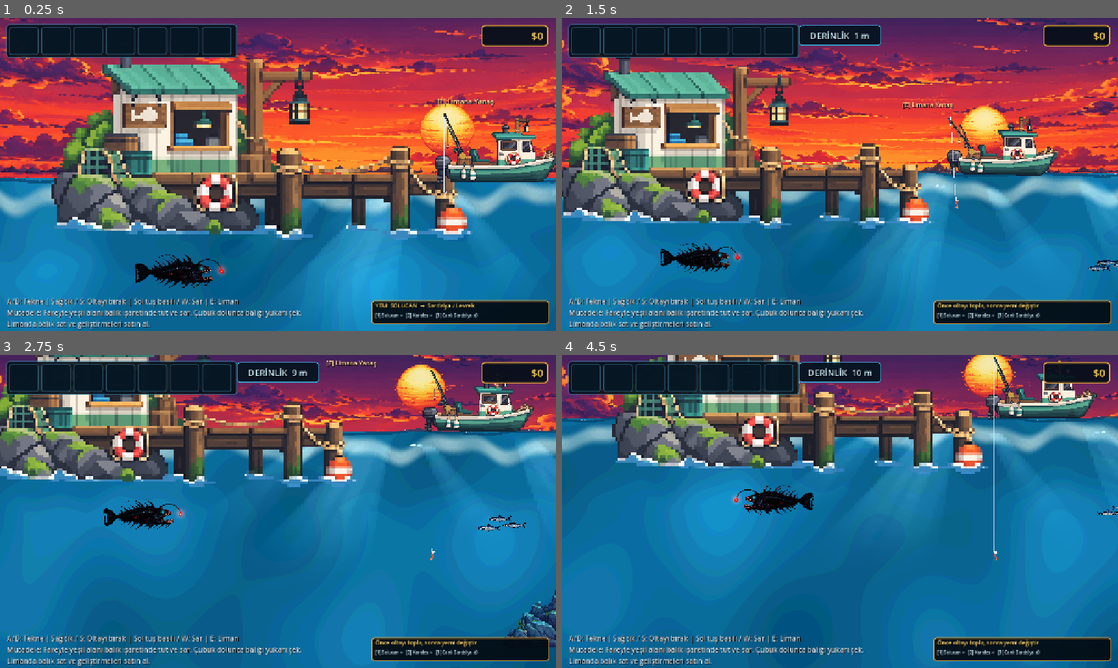
Above: before the commit, frames 1-4 (two rows, left to right).
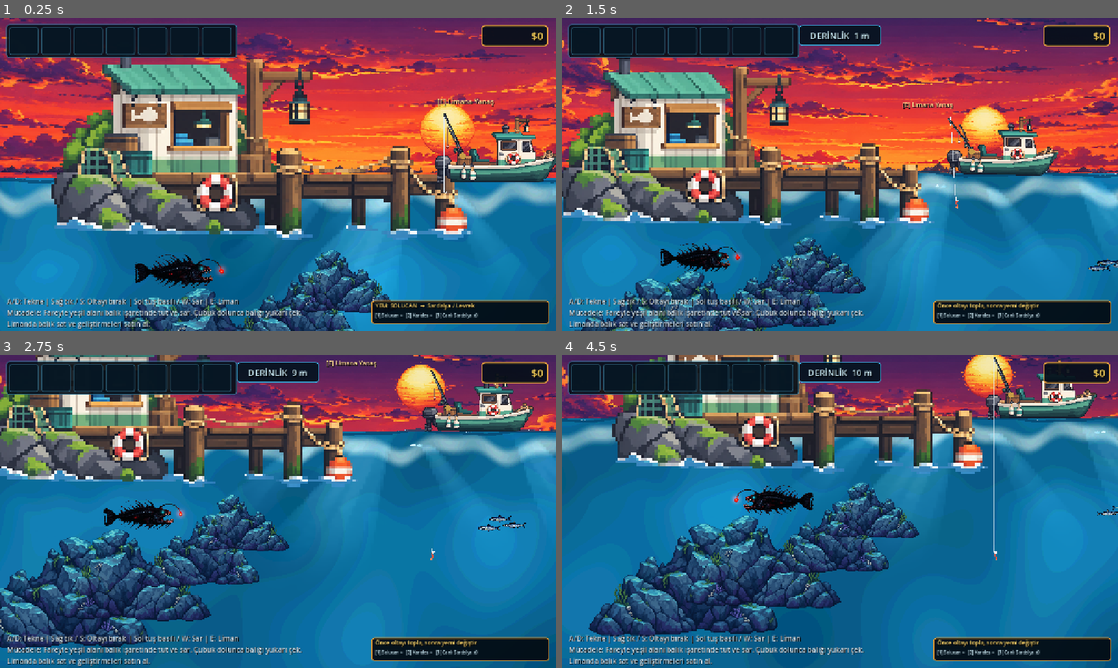
Above: after the commit, the same moments.

Repository: mirackayademir/TinyFisher
Game: Godot game, scene res://scenes/world.tscn
Two runs of this game, one before a commit and one after it. Both use one fixed random seed, a clock stepped at 60 frames per second and the inputs below.
Inputs (mouse positions are in pixels of both pictures, inside the frame that each line leads up to):
- Up to frame 1 (0.25 s): no input
- Up to frame 2 (1.5 s): tap Enter at 0.5 s; move the mouse to (962, 158) at 0.52 s; hold D (move_right) 0.53-1.28 s; tap E (dock) at 0.6 s; click (962, 158) at 0.67 s; move the mouse to (728, 190) at 1.27 s; hold S from 1.28 s (still down); tap 1 at 1.35 s
- Up to frame 3 (2.75 s): move the mouse to (333, 442) at 2.02 s; release S at 2.03 s; hold D (move_right) from 2.03 s (still down); tap 2 at 2.1 s
- Up to frame 4 (4.5 s): move the mouse to (812, 574) at 2.77 s; release D (move_right) at 2.78 s; hold W 2.78-3.53 s; tap 3 at 2.85 s; click (812, 574) at 2.92 s; move the mouse to (1006, 558) at 3.52 s; hold A (move_left) from 3.53 s (still down); tap E (dock) at 3.6 s; move the mouse to (673, 464) at 4.27 s; tap 1 at 4.35 s

The runs differ from the first frame. In frame 1, 5.1% of the frame differs, in the area x 21-71%, y 74-100%; in frame 2, 6.3%; in frame 3, 14%; in frame 4, 14%, in the area x 4-65%, y 40-90%.

Commit message:
Turn shallow rocks into shoreline reef

Diff:
--- a/scenes/surface_foam_sync.gd
+++ b/scenes/surface_foam_sync.gd
@@ -3,7 +3,7 @@
 # Environment runtime destegi.
 # 7/36 surface_foam_01.png: hareketli ana dalgaya baglanir.
 # 8/36 sun_rays_01.png: tek, duzenli bir gunes huzmesi kumesi olarak kullanilir.
-# 9/36 shallow_rock_01.png: 18-20 m bandinda dogal kaya cikintilari.
+# 9/36 shallow_rock_01.png: liman/kayi tarafindan suya uzanan sig resif duvari.
 
 const FOAM_TEXTURE: Texture2D = preload("res://assets/environment/surface/surface_foam_01.png")
 const SUN_RAYS_TEXTURE: Texture2D = preload("res://assets/environment/surface/sun_rays_01.png")
@@ -14,7 +14,6 @@
 const SUN_TARGET_SIZE: float = 175.0
 const SUN_RAYS_WIDTH: float = 1450.0
 const SUN_RAYS_DEPTH_HEIGHT: float = 540.0
-const SHALLOW_BOTTOM_Y: float = 1030.0
 
 var _bound_line: Line2D = null
 var _ray_root: Node2D = null
@@ -25,7 +24,7 @@
 
 func _ready() -> void:
 	process_mode = Node.PROCESS_MODE_ALWAYS
-	print("ENV RUNTIME: 7/36 kopuk + 8/36 huzme + 9/36 sig kaya hazir")
+	print("ENV RUNTIME: 7/36 kopuk + 8/36 huzme + 9/36 kiyi resifi hazir")
 
 
 func _process(_delta: float) -> void:
@@ -210,7 +209,7 @@
 
 
 # -----------------------------------------------------------------------------
-# 9 / 36 - SHALLOW ROCK 01
+# 9 / 36 - SHALLOW ROCK 01 / KIYI RESIFI
 # -----------------------------------------------------------------------------
 
 func _ensure_shallow_rock(current_scene: Node) -> void:
@@ -236,14 +235,15 @@
 	_rock_root.name = "ShallowRock01Art"
 	decor_layer.add_child(_rock_root)
 
-	# Ayni asset duvar kagidi gibi tekrarlanmaz. Dunya boyunca seyrek ve farkli
-	# boylarda kaya cikintilari var; hepsinin tabani 18-20m bandina gomulur.
+	# Eski surumde kayalar acik denizde tek basina durdugu icin havada asili gorunuyordu.
+	# Artik sadece liman/kayi tarafinda, birbirinin ustune binen bir resif duvari kuruyoruz.
+	# Buyuk kutle solda dunya disina tasar; kucuk kutleler saga-yukariya dogru seyreklesir.
+	# Boylece gorunen alt kenarlar birbirine gomulur ve kaya "denizin ortasinda" durmaz.
 	var placements: Array[Vector3] = [
-		Vector3(1450.0, 1025.0, 0.66),
-		Vector3(3350.0, 1005.0, 0.50),
-		Vector3(5600.0, 1035.0, 0.76),
-		Vector3(8150.0, 1015.0, 0.58),
-		Vector3(10350.0, 1030.0, 0.69)
+		Vector3(-40.0, 1045.0, 1.12),
+		Vector3(205.0, 955.0, 0.92),
+		Vector3(390.0, 845.0, 0.72),
+		Vector3(525.0, 735.0, 0.56)
 	]
 
 	for i: int in range(placements.size()):
@@ -252,12 +252,12 @@
 		var scaled_height: float = texture_size.y * scale_value
 
 		var sprite: Sprite2D = Sprite2D.new()
-		sprite.name = "ShallowRock01_%02d" % i
+		sprite.name = "ShallowReefRock_%02d" % i
 		sprite.texture = SHALLOW_ROCK_TEXTURE
 		sprite.texture_filter = CanvasItem.TEXTURE_FILTER_NEAREST
 		sprite.position = Vector2(placement.x, placement.y - scaled_height * 0.5)
 		sprite.scale = Vector2(-scale_value if i % 2 == 1 else scale_value, scale_value)
-		sprite.modulate = Color(0.86, 0.95, 1.0, 0.92)
+		sprite.modulate = Color(0.84, 0.94, 1.0, 0.94)
 		_rock_root.add_child(sprite)
 
-	print("SHALLOW ROCK: 9/36 18-20m bandina dogal kaya cikintilari eklendi")
+	print("SHALLOW ROCK: 9/36 acik denizden kaldirildi; liman tarafinda kiyi resifi kuruldu")
